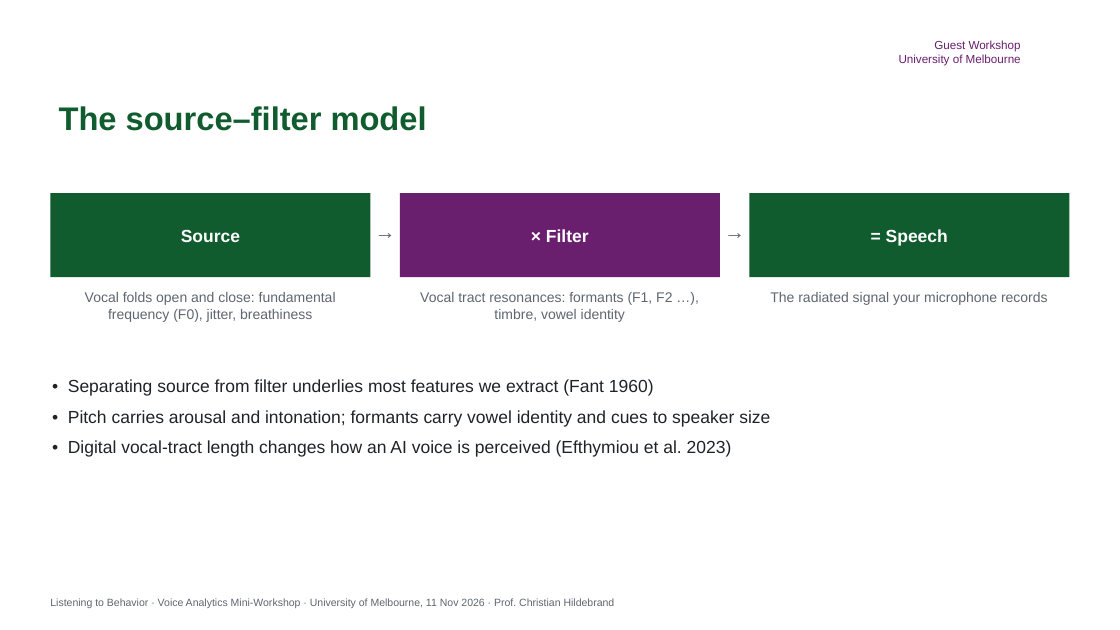
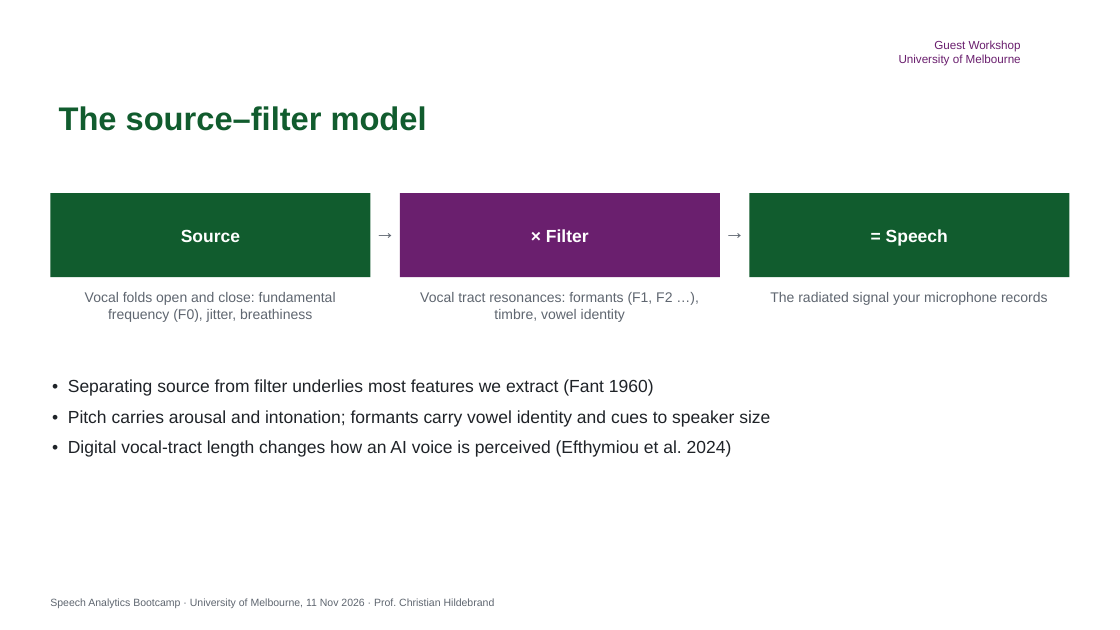
Before and after one commit to childebrand/Melbourne-Voice-2026, a slide deck: slide 12 of docs/slides/Melbourne_VoiceAnalytics_Slides.pptx. Drawn at 1120x630 pixels with LibreOffice and Linux fonts; fonts in the diff are those of the drawing; background and template pictures are left out. Boxes give left, top, right and bottom in pixels: in the first picture for what was removed or moved away, otherwise in the second. Text is boxed around its words. In the diff, an @@ line names an element or a change of style, - is before the commit and + after.

```diff
--- a/docs/slides/Melbourne_VoiceAnalytics_Slides.pptx
+++ b/docs/slides/Melbourne_VoiceAnalytics_Slides.pptx
@@ text at (68, 440, 732, 457): text changed @@
-• Digital vocal-tract length changes how an AI voice is perceived (Efthymiou et al. 2023)
+• Digital vocal-tract length changes how an AI voice is perceived (Efthymiou et al. 2024)
@@ text at (50, 598, 495, 608): text changed @@
-Listening to Behavior · Voice Analytics Mini-Workshop · University of Melbourne, 11 Nov 2026 · Prof. Christian Hildebrand
+Speech Analytics Bootcamp · University of Melbourne, 11 Nov 2026 · Prof. Christian Hildebrand
```
Also in this commit, not shown: 29 other slides changed, 1 other file.
